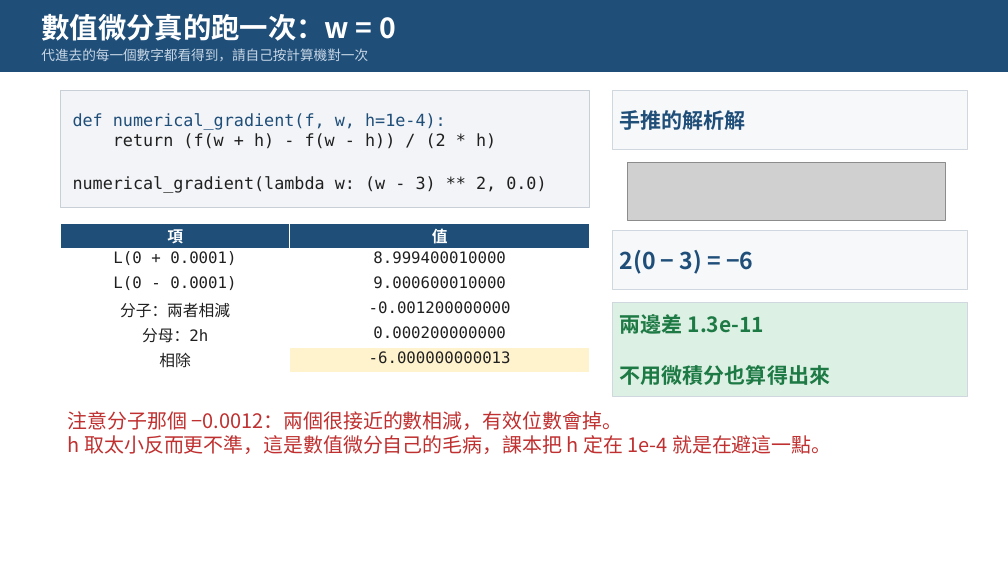
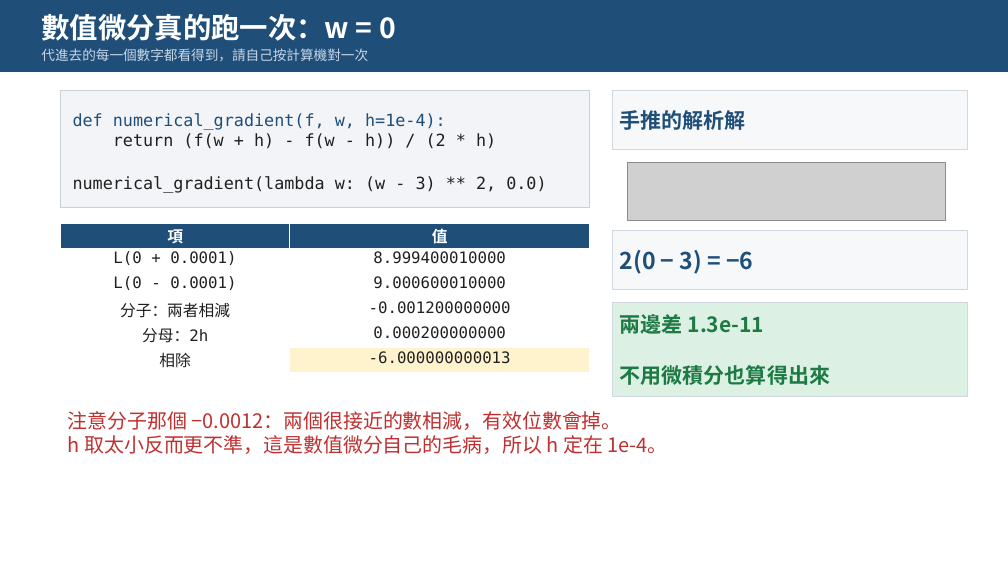
Before and after one commit to pychang-ai/115-1_DLMA, a slide deck: slide 4 of topics/backprop/課外主題_倒傳遞演算法.pptx. Drawn at 1008x567 pixels with LibreOffice and Linux fonts; fonts in the diff are those of the drawing; grey boxes stand for pictures. Boxes give left, top, right and bottom in pixels: in the first picture for what was removed or moved away, otherwise in the second. Text is boxed around its words. In the diff, an @@ line names an element or a change of style, - is before the commit and + after.

```diff
--- a/topics/backprop/課外主題_倒傳遞演算法.pptx
+++ b/topics/backprop/課外主題_倒傳遞演算法.pptx
@@ text at <box>68,435,668,454</box>: text changed @@
-h 取太小反而更不準，這是數值微分自己的毛病，課本把 h 定在 1e-4 就是在避這一點。
+h 取太小反而更不準，這是數值微分自己的毛病，所以 h 定在 1e-4。
```
Also in this commit, not shown: 12 other slides changed, 23 other files.
